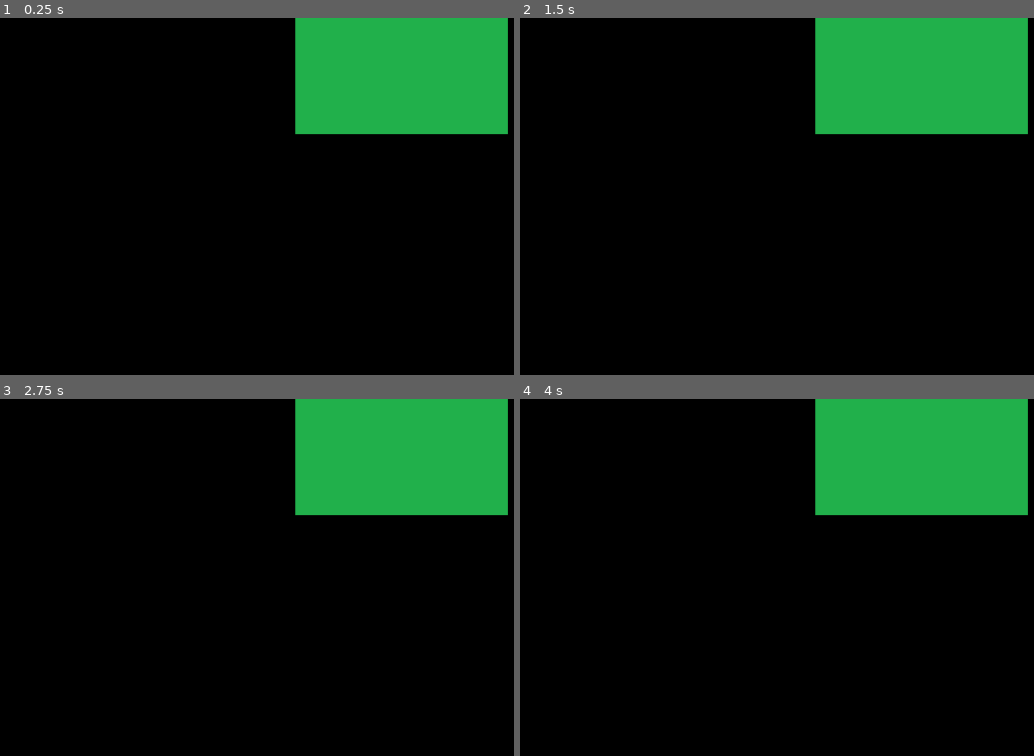
Above: before the commit, frames 1-4 (two rows, left to right).
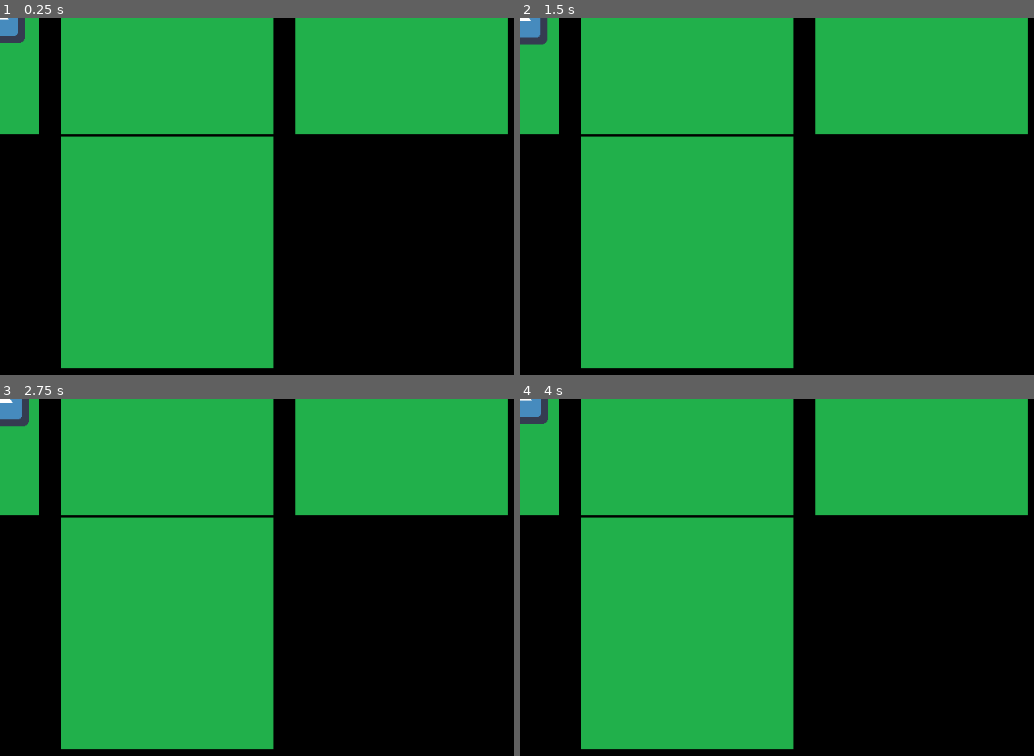
Above: after the commit, the same moments.

Repository: lukavuletic/godot-roguelike
Game: Godot game, scene res://GameLogic/GameInstance.tscn
The game is run twice, just before and just after one commit, with the same random seed, the same clock (stepped at 60 frames per second) and the same inputs. Before the commit the project starts from res://GameLogic/MapGenerator/World.tscn. The engine's default icon, where the game draws it, is replaced by a stand-in: a white triangle on a blue panel in a dark square.
Inputs:
- Up to frame 1 (0.25 s): no input
- Up to frame 2 (1.5 s): tap Enter at 0.5 s; hold Right (ui_right) 0.53-1.28 s; tap Space at 1.25 s; hold Down (ui_down) from 1.28 s (still down)
- Up to frame 3 (2.75 s): tap Enter at 2 s; release Down (ui_down) at 2.03 s; hold Right (ui_right) from 2.03 s (still down)
- Up to frame 4 (4 s): tap Space at 2.75 s; release Right (ui_right) at 2.78 s; hold Up (ui_up) 2.78-3.53 s; tap Enter at 3.5 s; hold Left (ui_left) from 3.53 s (still down)

The runs differ from the first frame. In frame 1, 43% of the frame differs, in the area x 0-54%, y 0-99%; in frame 2, 43%; in frame 3, 43%; in frame 4, 43%.

Commit message:
add player movement

Diff:
--- /dev/null
+++ b/Entities/Player/PlayerScene.gd
@@ -0,0 +1,31 @@
+extends KinematicBody2D
+
+var MOVEMENT_SPEED = 100
+
+func begin_play():
+	print("game instance")
+
+func get_input(e):
+	if Input.is_action_pressed("ui_right"):
+		position.x += 1
+	elif Input.is_action_pressed("ui_left"):
+		position.x -= 1
+	elif Input.is_action_pressed("ui_down"):
+		position.y += 1
+	elif Input.is_action_pressed("ui_up"):
+		position.y -= 1
+	elif Input.is_action_pressed("ui_up_left"):
+		position.x -= 1
+		position.y -= 1
+	elif Input.is_action_pressed("ui_up_right"):
+		position.x += 1
+		position.y -= 1
+	elif Input.is_action_pressed("ui_down_left"):
+		position.x -= 1
+		position.y += 1
+	elif Input.is_action_pressed("ui_down_right"):
+		position.x += 1
+		position.y += 1
+
+func _unhandled_input(event):
+	get_input(event)
--- /dev/null
+++ b/Entities/Player/PlayerScene.tscn
@@ -0,0 +1,17 @@
+[gd_scene load_steps=4 format=2]
+
+[ext_resource path="res://Entities/Player/PlayerScene.gd" type="Script" id=1]
+[ext_resource path="res://Assets/Player/icon.png" type="Texture" id=2]
+
+[sub_resource type="RectangleShape2D" id=1]
+
+[node name="KinematicBody2D" type="KinematicBody2D"]
+script = ExtResource( 1 )
+
+[node name="CollisionShape2D" type="CollisionShape2D" parent="."]
+shape = SubResource( 1 )
+
+[node name="AnimationPlayer" type="AnimationPlayer" parent="."]
+
+[node name="Sprite" type="Sprite" parent="."]
+texture = ExtResource( 2 )
--- /dev/null
+++ b/Game.gd
@@ -0,0 +1,10 @@
+extends Node2D
+
+func _ready():
+	print("game instance")
+	var worldScene = load("res://GameLogic/MapGenerator/World.tscn")
+	var world = worldScene.instance()
+	add_child(world)
+	var playerScene = load ("res://Entities/Player/PlayerScene.tscn")
+	var player = playerScene.instance()
+	add_child(player)
--- /dev/null
+++ b/GameLogic/GameInstance.tscn
@@ -0,0 +1,6 @@
+[gd_scene load_steps=2 format=2]
+
+[ext_resource path="res://Game.gd" type="Script" id=1]
+
+[node name="GameInstance" type="Node2D"]
+script = ExtResource( 1 )
--- a/GameLogic/MapGenerator/MapGenerator.gd
+++ b/GameLogic/MapGenerator/MapGenerator.gd
@@ -10,6 +10,7 @@
 var grid = []
 
 func _ready():
+	print("map gen")
 	randomize()
 	createLevel()
 
--- a/project.godot
+++ b/project.godot
@@ -11,12 +11,47 @@
 [application]
 
 config/name="godot-roguelike"
-run/main_scene="res://GameLogic/MapGenerator/World.tscn"
+run/main_scene="res://GameLogic/GameInstance.tscn"
 config/icon="res://Assets/Player/icon.png"
 
 [gui]
 
 common/drop_mouse_on_gui_input_disabled=true
+
+[input]
+
+ui_left={
+"deadzone": 0.5,
+"events": [ Object(InputEventKey,"resource_local_to_scene":false,"resource_name":"","device":0,"alt":false,"shift":false,"control":false,"meta":false,"command":false,"pressed":false,"scancode":16777231,"physical_scancode":0,"unicode":0,"echo":false,"script":null)
+, Object(InputEventJoypadButton,"resource_local_to_scene":false,"resource_name":"","device":0,"button_index":14,"pressure":0.0,"pressed":false,"script":null)
+ ]
+}
+ui_right={
+"deadzone": 0.5,
+"events": [ Object(InputEventKey,"resource_local_to_scene":false,"resource_name":"","device":0,"alt":false,"shift":false,"control":false,"meta":false,"command":false,"pressed":false,"scancode":16777233,"physical_scancode":0,"unicode":0,"echo":false,"script":null)
+, Object(InputEventJoypadButton,"resource_local_to_scene":false,"resource_name":"","device":0,"button_index":15,"pressure":0.0,"pressed":false,"script":null)
+ ]
+}
+ui_up_right={
+"deadzone": 0.5,
+"events": [ Object(InputEventKey,"resource_local_to_scene":false,"resource_name":"","device":0,"alt":false,"shift":false,"control":false,"meta":false,"command":false,"pressed":false,"scancode":16777235,"physical_scancode":0,"unicode":0,"echo":false,"script":null)
+ ]
+}
+ui_down_right={
+"deadzone": 0.5,
+"events": [ Object(InputEventKey,"resource_local_to_scene":false,"resource_name":"","device":0,"alt":false,"shift":false,"control":false,"meta":false,"command":false,"pressed":false,"scancode":16777236,"physical_scancode":0,"unicode":0,"echo":false,"script":null)
+ ]
+}
+ui_down_left={
+"deadzone": 0.5,
+"events": [ Object(InputEventKey,"resource_local_to_scene":false,"resource_name":"","device":0,"alt":false,"shift":false,"control":false,"meta":false,"command":false,"pressed":false,"scancode":16777230,"physical_scancode":0,"unicode":0,"echo":false,"script":null)
+ ]
+}
+ui_up_left={
+"deadzone": 0.5,
+"events": [ Object(InputEventKey,"resource_local_to_scene":false,"resource_name":"","device":0,"alt":false,"shift":false,"control":false,"meta":false,"command":false,"pressed":false,"scancode":16777229,"physical_scancode":0,"unicode":0,"echo":false,"script":null)
+ ]
+}
 
 [physics]
 
Not shown, changed: changelog.md
